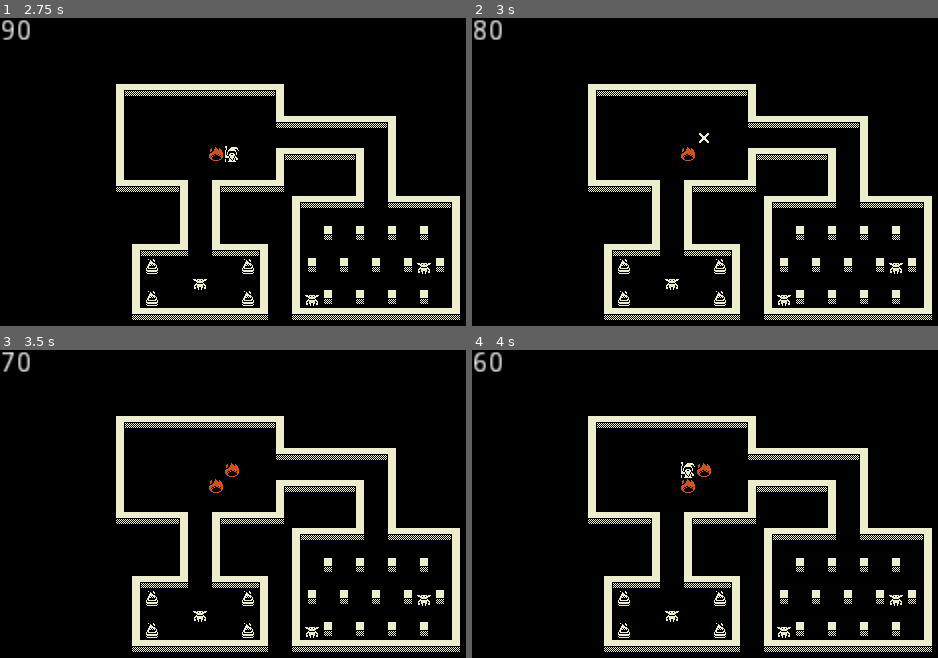
Above: before the commit, frames 1-4 (two rows, left to right).
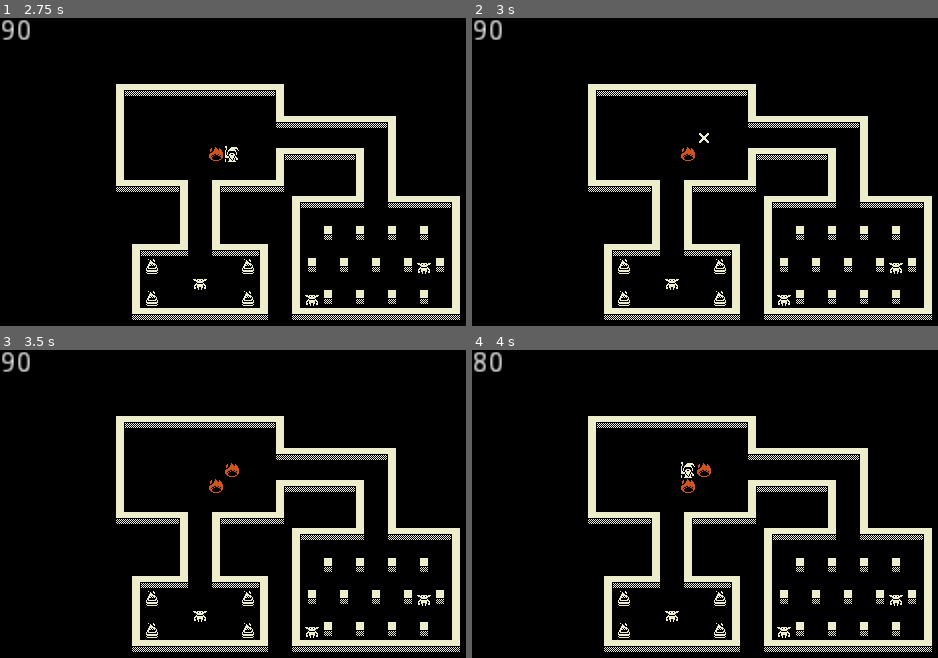
Above: after the commit, the same moments.

Repository: mattherman/7drl-2020
Game: Godot game, scene res://Main.tscn
Same seed, same stepped clock (60 frames per second), same inputs: the game is played once before the commit and once after it.
Inputs:
- Up to frame 1 (2.75 s): tap Enter (ui_accept) at 0.5, 1.52, 1.55, 1.82, 2 s; hold Right (ui_right) 0.53-1.28 s; hold Enter (ui_accept) 0.53-1.28 s; hold Down (ui_down) 1.28-2.03 s; tap Z (cast_1) at 1.35 s; hold Right (ui_right) from 2.03 s (still down); hold Enter (ui_accept) from 2.03 s (still down)
- Up to frame 2 (3 s): release Right (ui_right) at 2.78 s; release Enter (ui_accept) at 2.78 s; hold Up (ui_up) from 2.78 s (still down); tap Z (cast_1) at 2.85 s
- Up to frame 3 (3.5 s): keep holding Up (ui_up); tap Enter (ui_accept) at 3.02, 3.05, 3.32 s
- Up to frame 4 (4 s): tap Enter (ui_accept) at 3.5 s; release Up (ui_up) at 3.53 s; hold Left (ui_left) from 3.53 s (still down); hold Enter (ui_accept) from 3.53 s (still down)

Frame 1 is identical in both runs. In frame 2, less than 0.1% of the frame differs, in the area x 0-4%, y 0-8%; in frame 3, 0.1%; in frame 4, less than 0.1%.

Commit message:
Added signals for combat log

Diff:
--- a/Enemy.gd
+++ b/Enemy.gd
@@ -1,4 +1,8 @@
 extends Area2D
+
+signal damage_received
+signal alerted
+signal killed
 
 var tile_size = Constants.TILE_SIZE
 
@@ -12,10 +16,13 @@
 export (int) var detect_radius = 7
 export (int) var speed = 2
 export (int) var melee_strength = 5
+export (String) var display_name = "Goblin"
 
 var target
 var path
 var hit_pos
+var has_been_alerted
+var has_been_killed
 
 func _ready():
 	add_to_group("can_receive_damage")
@@ -43,11 +50,16 @@
 	show()
 
 func tick():
-	if health <= 0:
-		queue_free()
+	if has_been_killed:
+		return
+
 	if target && is_target_visible():
+		if !has_been_alerted:
+			alert()
 		path = pathfinder.find_path(position, target.position)
 		path.pop_front() # pop the initial position
+	else:
+		has_been_alerted = false
 	if path:
 		pursue_target()
 	update()
@@ -78,7 +90,7 @@
 	var result = collision_check(space_state, position, next);
 	if result:
 		if result.collider.is_in_group("player"):
-			result.collider.damage_received(melee_strength)
+			result.collider.damage_received(melee_strength, "melee", display_name)
 	else:
 		position = next
 		path.pop_front()
@@ -93,9 +105,18 @@
 		true
 	)
 
-func damage_received(damage):
-	print("enemy:damage_received %s" % damage)
-	health = max(health - damage, 0)
+func damage_received(damage, type, description):
+	var prev_health = health
+	health = max(prev_health - damage, 0)
+	emit_signal("damage_received", prev_health, health, display_name, type, description)
+	if health <= 0:
+		has_been_killed = true
+		emit_signal("killed", display_name)
+		queue_free()
+
+func alert():
+	has_been_alerted = true
+	emit_signal("alerted", display_name)
 
 func _on_Visibility_area_entered(area):
 	if area is Player:
--- a/Enemy.tscn
+++ b/Enemy.tscn
@@ -14,6 +14,7 @@
 "_edit_group_": true
 }
 health = 15
+speed = 1
 
 [node name="Sprite" type="Sprite" parent="."]
 texture = ExtResource( 1 )
--- a/Fire.tscn
+++ b/Fire.tscn
@@ -4,7 +4,7 @@
 [ext_resource path="res://Fire.gd" type="Script" id=2]
 
 [sub_resource type="RectangleShape2D" id=1]
-extents = Vector2( 8, 8 )
+extents = Vector2( 4, 4 )
 
 [node name="Fire" type="Area2D"]
 collision_layer = 16
--- a/Main.gd
+++ b/Main.gd
@@ -20,15 +20,43 @@
 
 func create_enemy(pos):
 	var enemy = Enemy.instance()
+	enemy.connect("damage_received", self, "_on_Enemy_damage_received")
+	enemy.connect("alerted", self, "_on_Enemy_alerted")
+	enemy.connect("killed", self, "_on_Enemy_killed")
 	add_child(enemy)
 	enemy.start(pos, pathfinder)
 
 func _on_Player_action_completed():
 	var tree = get_tree()
-	tree.call_group("condition:burning", "damage_received", 10)
+	tree.call_group("condition:burning", "damage_received", 10, "condition", "burned")
 	tree.call_group("effects", "tick")
 	tree.call_group("enemies", "tick")
 	$Player.tick()
 
-func _on_Player_damage_received(new_health):
-	$HUD.update_health(new_health)
+func _on_Player_damage_received(prev_health, current_health, type, description):
+	$HUD.update_health(current_health)
+	var damage = prev_health - current_health
+	if type == "melee":
+		print("The %s hits you for %s damage" % [description, damage])
+	elif type == "condition":
+		print("You are %s for %s damage" % [description, damage])
+	else:
+		print("You receive %s damage" % [damage])
+
+func _on_Player_killed():
+	print("You have been killed")
+
+func _on_Enemy_damage_received(prev_health, current_health, name, type, description):
+	var damage = prev_health - current_health
+	if type == "melee":
+		print("You strike the %s for %s damage" % [name, damage])
+	elif type == "condition":
+		print("The %s is %s for %s damage" % [name, description, damage])
+	else:
+		print("The %s receives %s damage" % [name, damage])
+
+func _on_Enemy_alerted(name):
+	print("The %s sees you" % name)
+
+func _on_Enemy_killed(name):
+	print("You killed the %s" % name)
--- a/Main.tscn
+++ b/Main.tscn
@@ -37,3 +37,4 @@
 position = Vector2( 416, 232 )
 [connection signal="action_completed" from="Player" to="." method="_on_Player_action_completed"]
 [connection signal="damage_received" from="Player" to="." method="_on_Player_damage_received"]
+[connection signal="killed" from="Player" to="." method="_on_Player_killed"]
--- a/Player.gd
+++ b/Player.gd
@@ -7,6 +7,7 @@
 
 signal action_completed
 signal damage_received
+signal killed
 
 var tile_size = Constants.TILE_SIZE
 var inputs = Constants.INPUTS
@@ -48,7 +49,6 @@
 	add_child(target)
 
 func finish_cast_spell(selected_position):
-	print("receive: target_selected %s" % selected_position)
 	var flame = Fire.instance()
 	flame.position = position + selected_position
 	get_parent().add_child(flame)
@@ -60,7 +60,7 @@
 	var result = collision_check(state, position, target_pos)
 	if result:
 		if result.collider.is_in_group("enemies"):
-			result.collider.damage_received(melee_strength)
+			result.collider.damage_received(melee_strength, "melee", "")
 			action_completed()
 	else:
 		position = target_pos
@@ -78,9 +78,11 @@
 
 func action_completed():
 	state = STATE_IDLE
-	print("emit: action_completed")
 	emit_signal("action_completed")
 
-func damage_received(damage):
-	health = max(health - damage, 0)
-	emit_signal("damage_received", health)
+func damage_received(damage, type, description):
+	var prev_health = health
+	health = max(prev_health - damage, 0)
+	emit_signal("damage_received", prev_health, health, type, description)
+	if health <= 0:
+		emit_signal("killed")
--- a/Target.gd
+++ b/Target.gd
@@ -24,7 +24,6 @@
 				move(dir)
 
 func select_target():
-	print("emit: target_selected")
 	emit_signal("target_selected", position)
 	queue_free()
 
